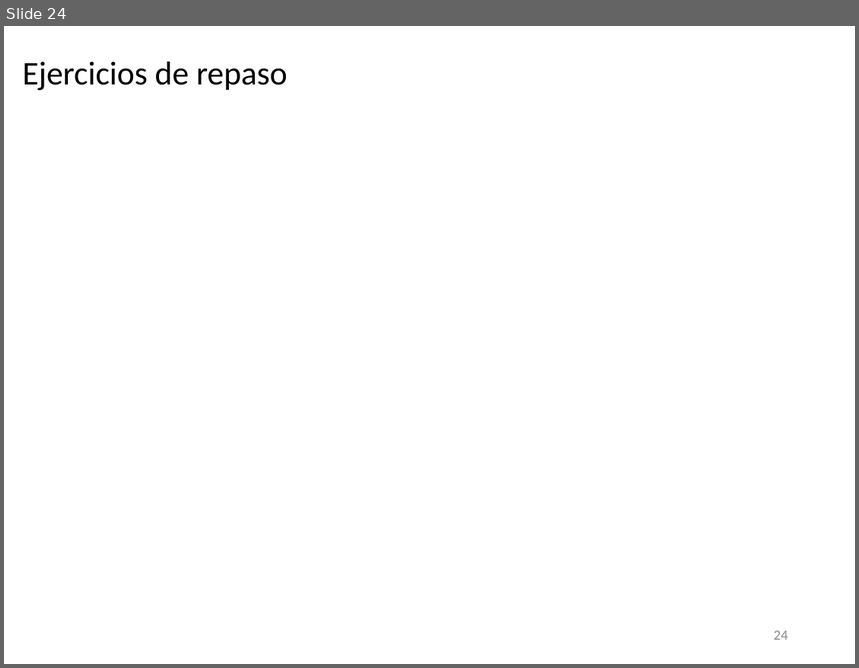
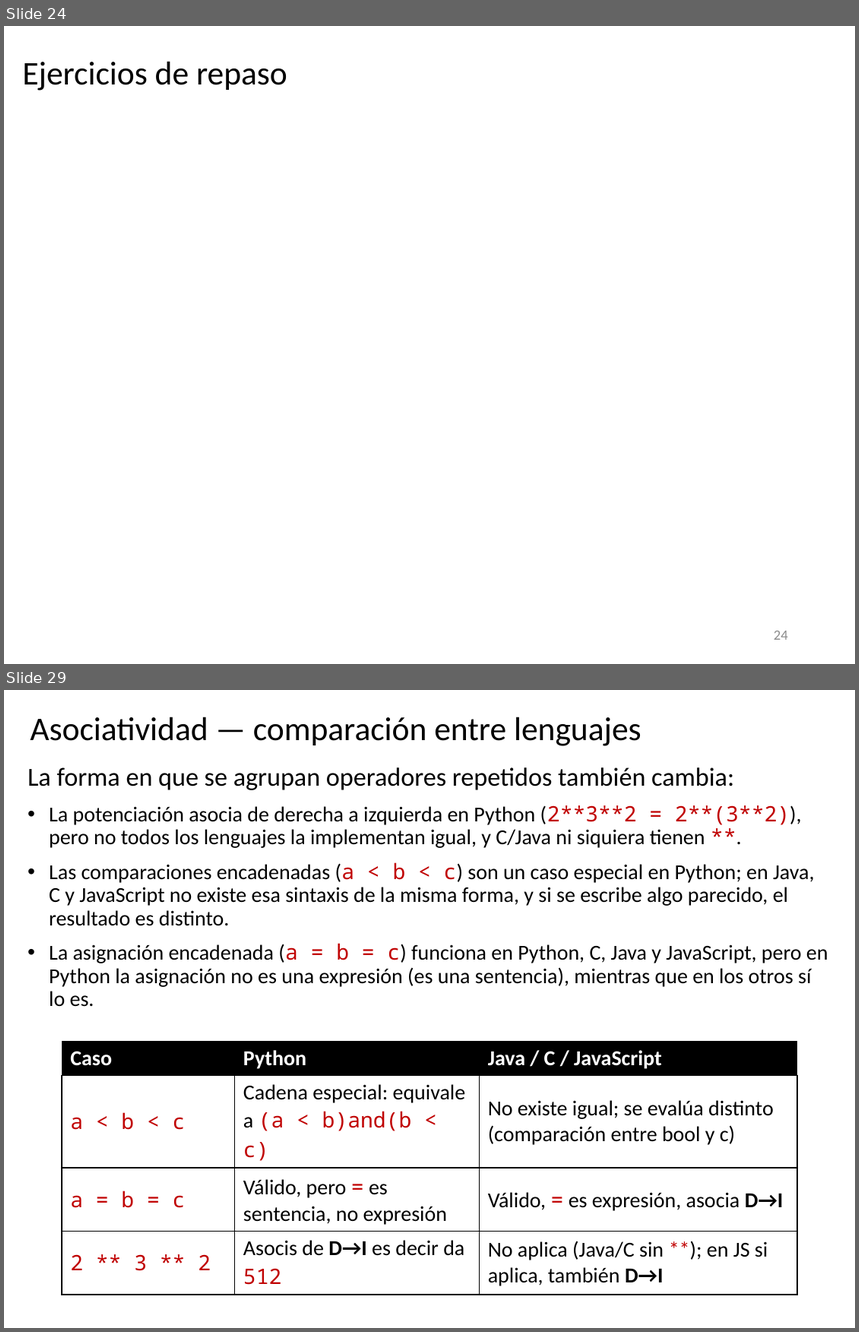
Before and after one commit to algoritmos-UdeA/logica1-20262, a slide deck: clases/4/teoria/clase-04.pptx. Shown one above the other, each under a label of ours: slide 24 before the commit, slides 24 and 29 after it; the slides between them are not shown. The pictures are 859x668 and 859x1332 pixels, drawn with LibreOffice and Linux fonts; fonts in the diff are those of the drawing; grey boxes stand for pictures. Boxes give left, top, right and bottom in pixels: in the first picture for what was removed or moved away, otherwise in the second. Text is boxed around its words. In the diff, an @@ line names an element or a change of style, - is before the commit and + after.

```diff
--- a/clases/4/teoria/clase-04.pptx
+++ b/clases/4/teoria/clase-04.pptx
@@ slide 29 added at <box>4,690,855,1328</box>, background #FFFFFF @@
@@ title added at <box>30,717,642,746</box>, 28 pt, text #000000 @@
+Asociatividad — comparación entre lenguajes
@@ text added at <box>28,768,829,1007</box>, 18 pt, text #000000 @@
+La forma en que se agrupan operadores repetidos también cambia:
+• La potenciación asocia de derecha a izquierda en Python (2**3**2 = 2**(3**2)), pero no todos los lenguajes la implementan igual, y C/Java ni siquiera tienen **.
+• Las comparaciones encadenadas (a < b < c) son un caso especial en Python; en Java, C y JavaScript no existe esa sintaxis de la misma forma, y si se escribe algo parecido, el resultado es distinto.
+• La asignación encadenada (a = b = c) funciona en Python, C, Java y JavaScript, pero en Python la asignación no es una expresión (es una sentencia), mientras que en los otros sí lo es.
@@ table added at <box>62,1040,797,1290</box>, 4 rows, 3 columns @@
+Caso | Python | Java / C / JavaScript
+a < b < c | Cadena especial: equivale a (a < b)and(b < c) | No existe igual; se evalúa distinto (comparación entre bool y c)
+a = b = c | Válido, pero = es sentencia, no expresión | Válido, = es expresión, asocia D→I
+2 ** 3 ** 2 | Asocis de D→I es decir da 512 | No aplica (Java/C sin **); en JS si aplica, también D→I
```
Also in this commit, not shown: 6 slides changed, 5 other slides added, 10 other files.
